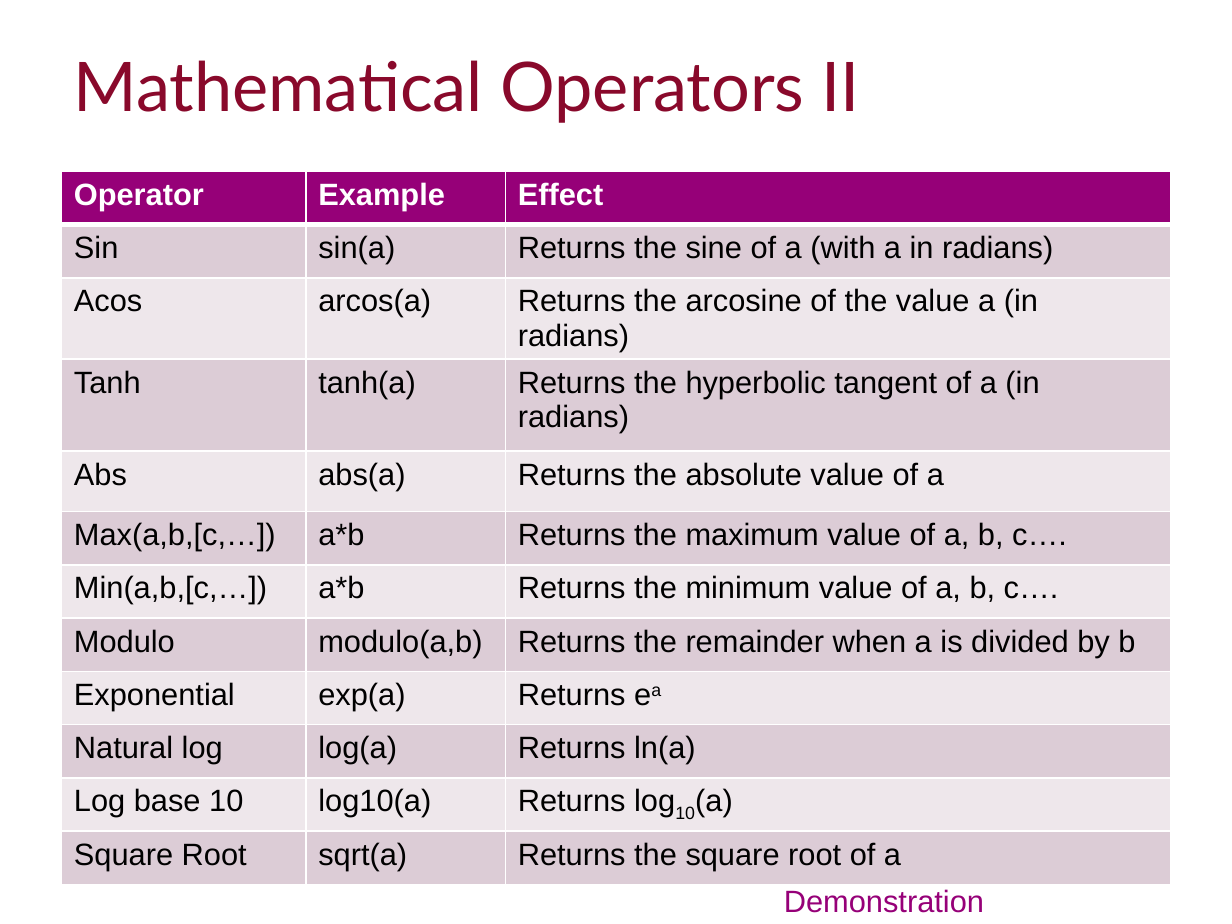
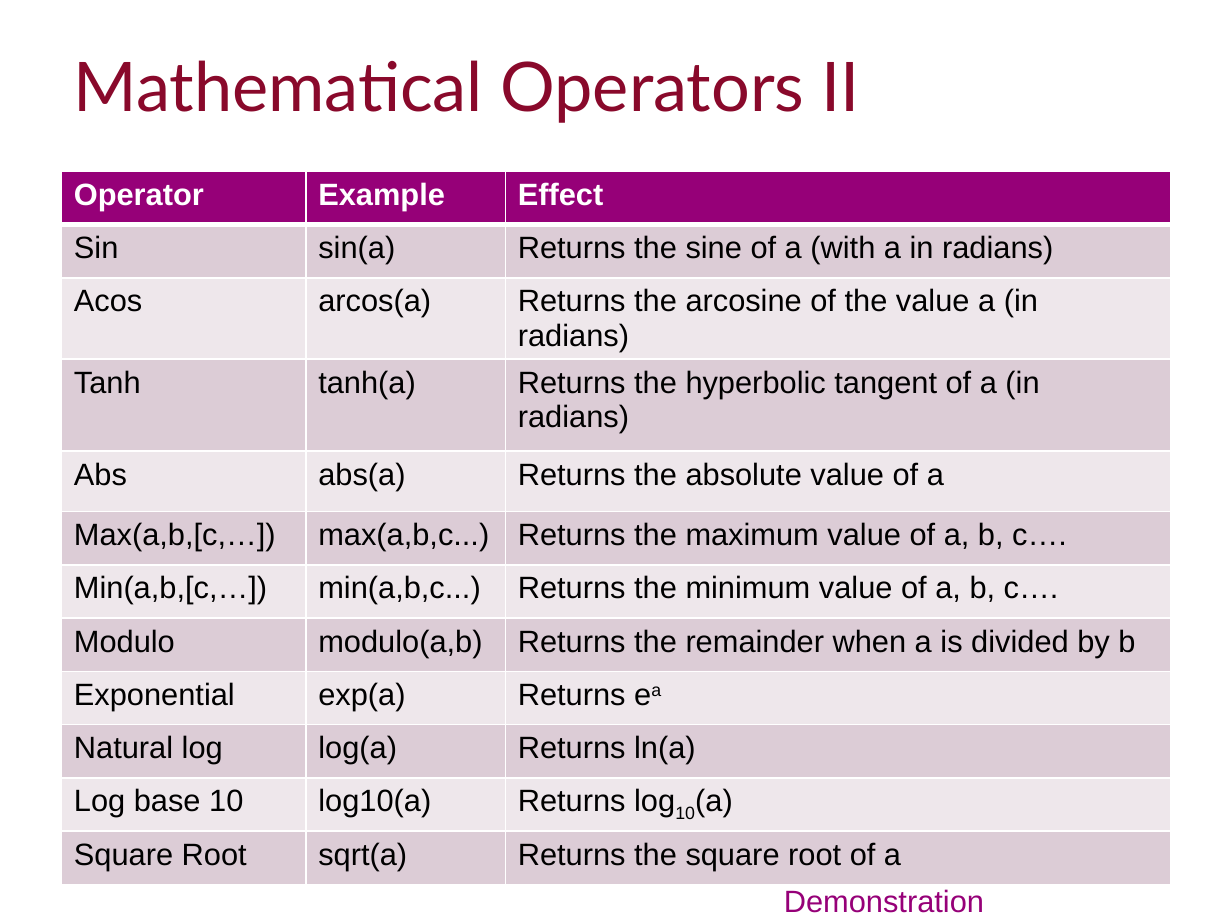
Before and after one commit to ImperialCollegeLondon/RCDS-introduction-to-fortran, a slide deck: slide 19 of Introduction to Fortran Slides.pptx. Drawn at 1232x924 pixels with LibreOffice and Linux fonts; fonts in the diff are those of the drawing; background and template pictures are left out. Boxes give left, top, right and bottom in pixels: in the first picture for what was removed or moved away, otherwise in the second. Text is boxed around its words. In the diff, an @@ line names an element or a change of style, - is before the commit and + after.

```diff
--- a/Introduction to Fortran Slides.pptx
+++ b/Introduction to Fortran Slides.pptx
@@ table at box(62, 171, 1170, 874) @@
-row 6, column 2: a*b
+row 6, column 2: max(a,b,c...)
-row 7, column 2: a*b
+row 7, column 2: min(a,b,c...)
```
Also in this commit, not shown: 2 other slides changed, 2 other files.
